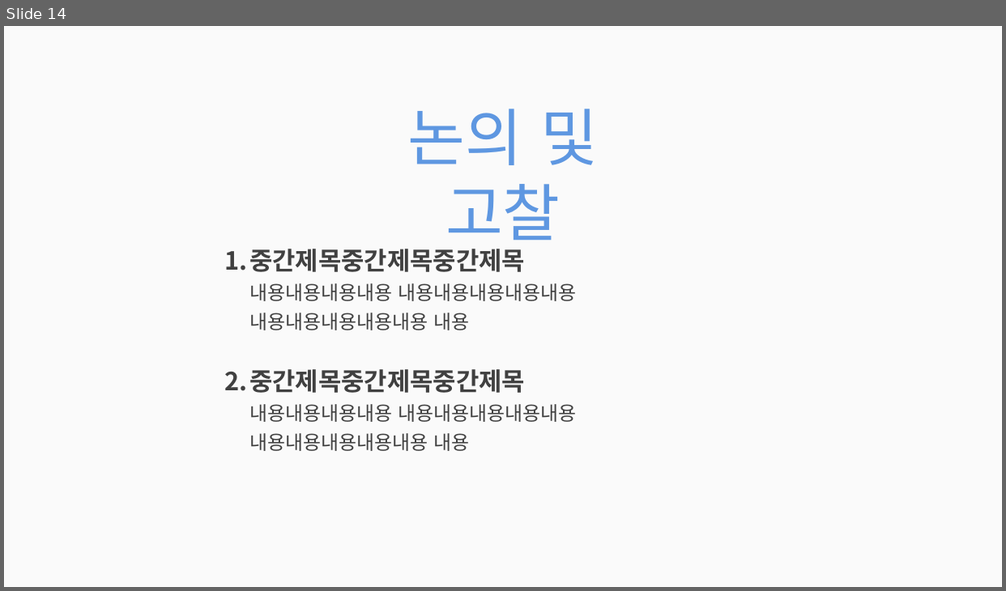
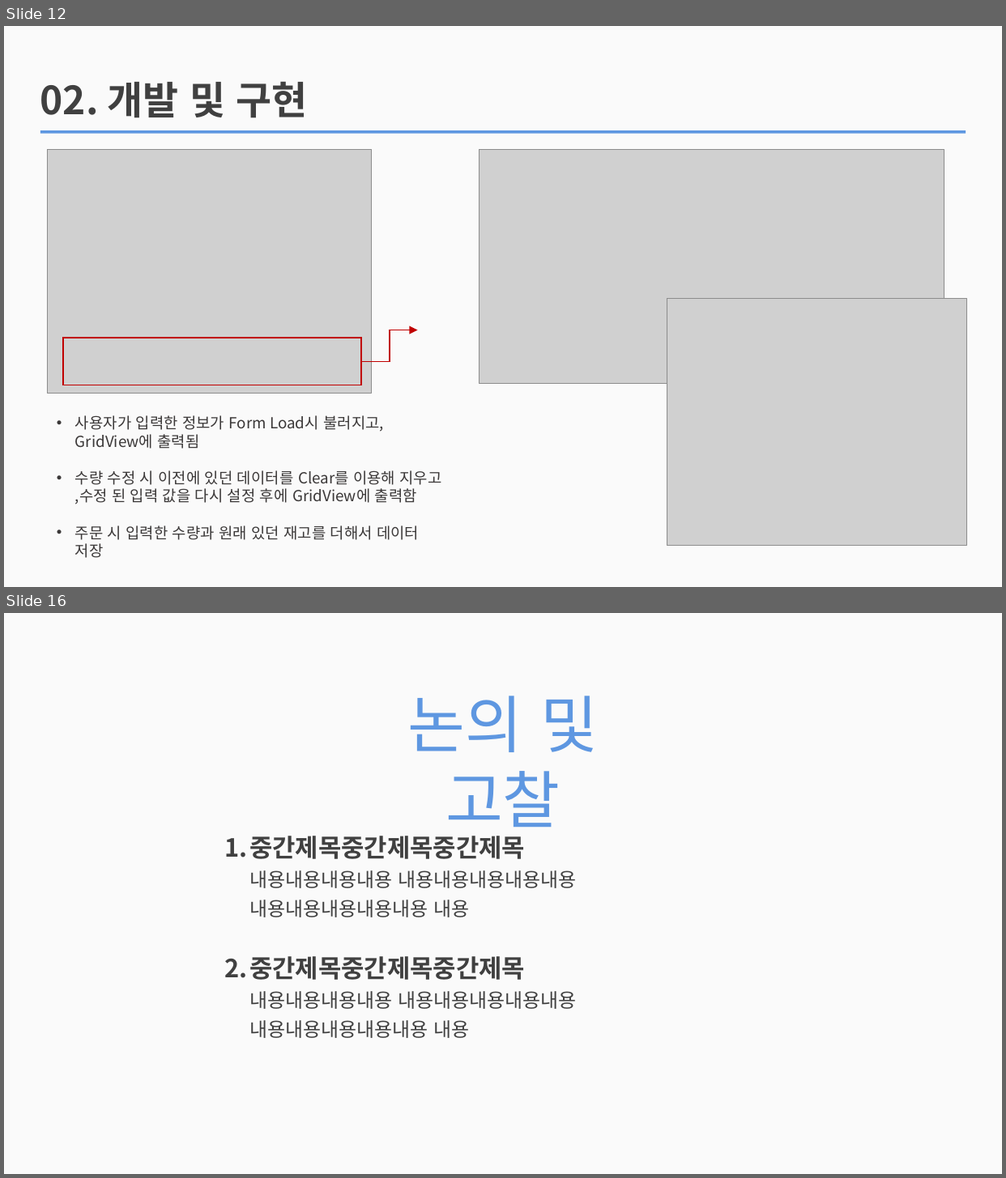
Before and after one commit to jhy0409/teamPrj, a slide deck: PPT/210421_빛창식과 아이들_사진추가본.pptx. Shown one above the other, each under a label of ours: slide 14 before the commit, slides 12 and 16 after it; the slides between them are not shown. The pictures are 1006x591 and 1006x1178 pixels, drawn with LibreOffice and Linux fonts; fonts in the diff are those of the drawing; grey boxes stand for pictures. Boxes give left, top, right and bottom in pixels: in the first picture for what was removed or moved away, otherwise in the second. Text is boxed around its words. In the diff, an @@ line names an element or a change of style, - is before the commit and + after.

```diff
--- a/PPT/210421_빛창식과 아이들_사진추가본.pptx
+++ b/PPT/210421_빛창식과 아이들_사진추가본.pptx
@@ slide 12 added at (4, 26, 1002, 587), background #FAFAFA @@
@@ text added at (40, 81, 307, 118), 28 pt, text #404040, bold @@
+02. 개발 및 구현
@@ rectangle added at (40, 130, 965, 134), fill #5E97E1 @@
@@ picture added at (47, 150, 371, 393) @@
@@ picture added at (479, 150, 944, 384) @@
@@ picture added at (667, 298, 967, 545) @@
@@ rectangle added at (63, 339, 361, 386), outline #C00000 1 pt @@
@@ elbow arrow added from (361, 361) to (417, 331), #C00000 1 pt @@
@@ text added at (75, 416, 442, 558), 11 pt, text #3B3838 @@
+• 사용자가 입력한 정보가 Form Load시 불러지고, GridView에 출력됨
+• 수량 수정 시 이전에 있던 데이터를 Clear를 이용해 지우고 ,수정 된 입력 값을 다시 설정 후에 GridView에 출력함
+• 주문 시 입력한 수량과 원래 있던 재고를 더해서 데이터 저장
@@ what was slide 14 is now slide 16 @@
```
Also in this commit, not shown: 2 slides changed, 11 other slides added, 10 slides removed.
